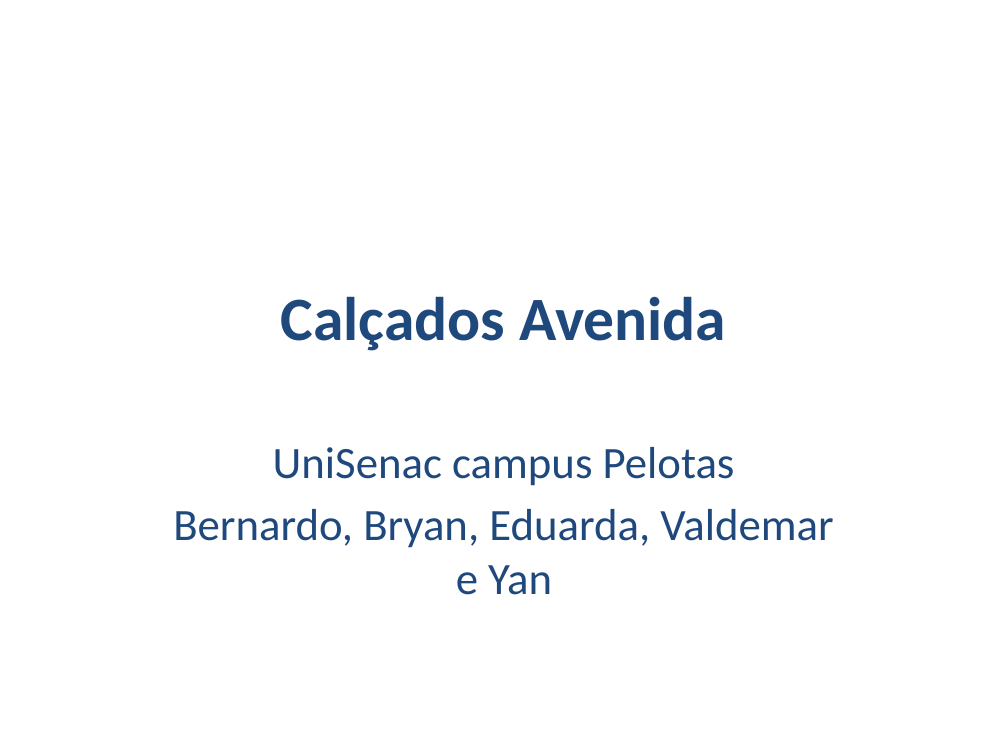
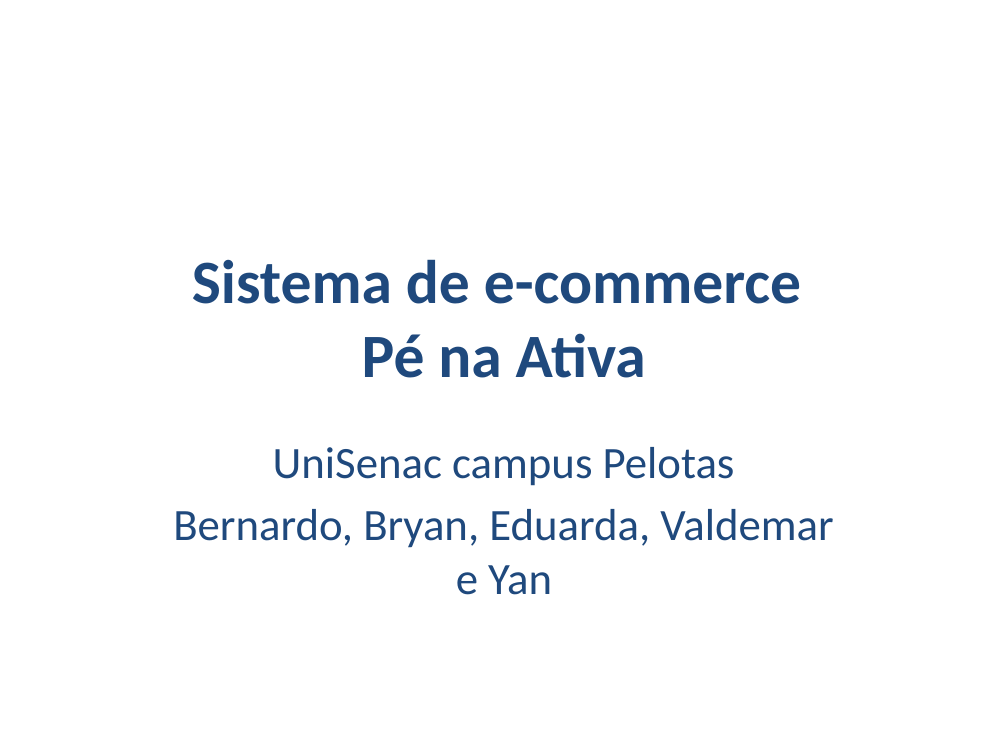
Before and after one commit to bgbaine/ads, a slide deck: slide 1 of esi/aula12/atividades/Modelo de apresentação.pptx. Drawn at 1008x756 pixels with LibreOffice and Linux fonts; fonts in the diff are those of the drawing; background and template pictures are left out. Boxes give left, top, right and bottom in pixels: in the first picture for what was removed or moved away, otherwise in the second. Text is boxed around its words. In the diff, an @@ line names an element or a change of style, - is before the commit and + after.

```diff
--- a/esi/aula12/atividades/Modelo de apresentação.pptx
+++ b/esi/aula12/atividades/Modelo de apresentação.pptx
@@ title at [192,259,801,378]: text changed @@
-Calçados Avenida
+Sistema de e-commerce
+Pé na Ativa
```
Also in this commit, not shown: 4 other slides changed, 1 slide removed, 54 other files.
